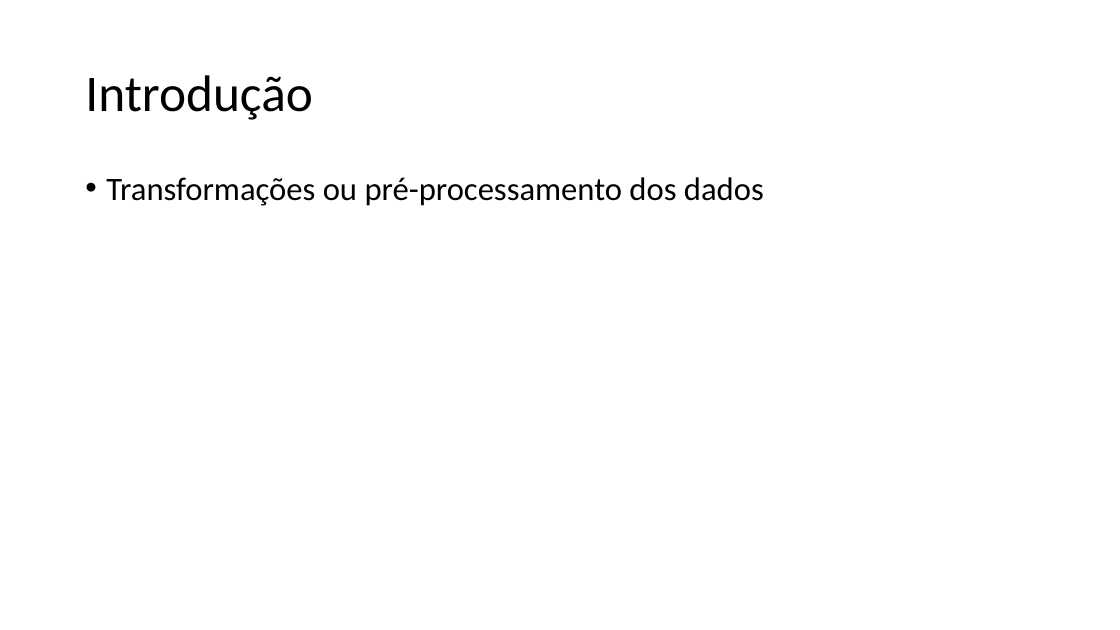
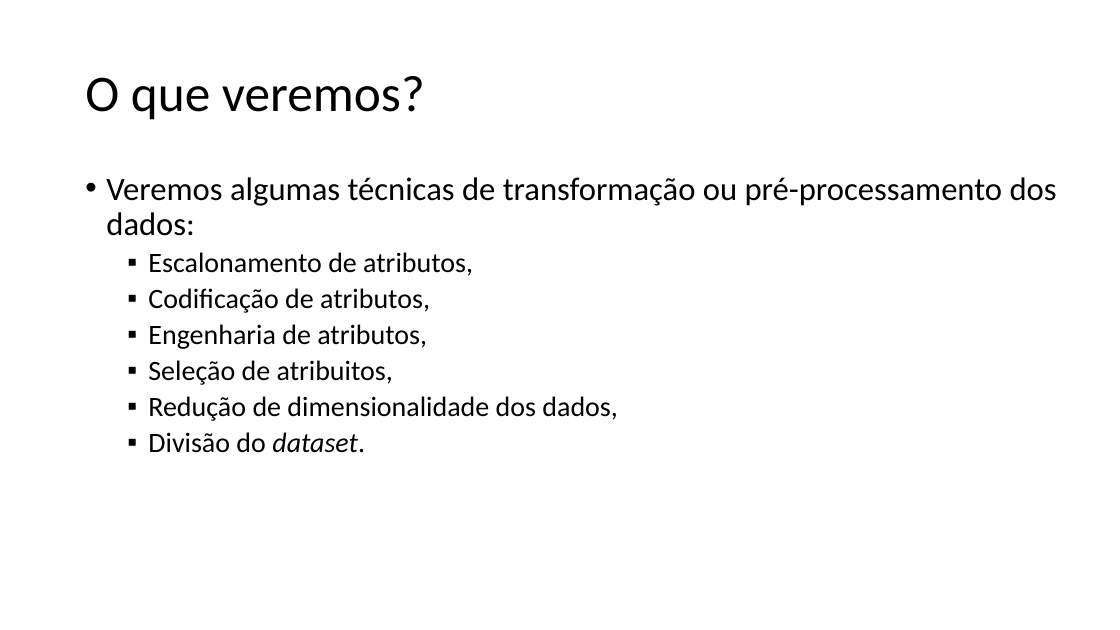
Before and after one commit to zz4fap/c24_inteligencia_artificial, a slide deck: slide 3 of slides/C24_Transformações.pptx (slide 2 before the commit). Drawn at 1120x630 pixels with LibreOffice and Linux fonts; fonts in the diff are those of the drawing. Boxes give left, top, right and bottom in pixels: in the first picture for what was removed or moved away, otherwise in the second. Text is boxed around its words. In the diff, an @@ line names an element or a change of style, - is before the commit and + after.

Commit message:
update of slides

```diff
--- a/slides/C24_Transformações.pptx
+++ b/slides/C24_Transformações.pptx
@@ title at box(85, 76, 425, 120): text changed @@
-Introdução
+O que veremos?
@@ text at box(106, 177, 1057, 453): text changed; size 28 to 24 pt @@
-• Transformações ou pré-processamento dos dados
+• Veremos algumas técnicas de transformação ou pré-processamento dos dados:
+  ▪ Escalonamento de atributos,
+  ▪ Codificação de atributos,
+  ▪ Engenharia de atributos,
+  ▪ Seleção de atribuitos,
+  ▪ Redução de dimensionalidade dos dados,
+  ▪ Divisão do dataset.
```
Also in this commit, not shown: 1 other slide changed, 14 slides added.
